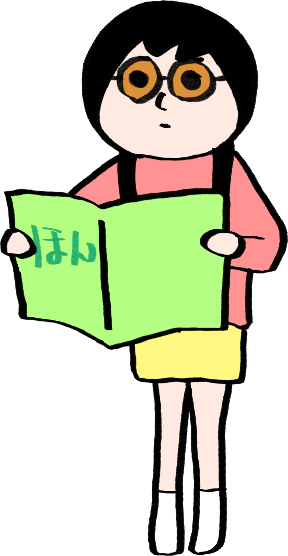
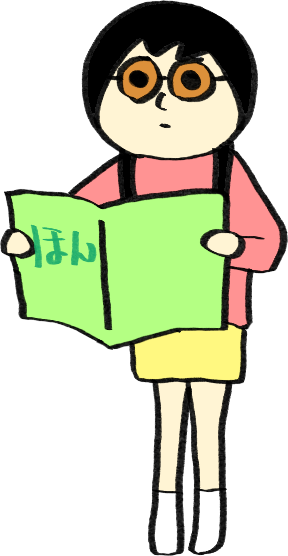
Comparing the layer stacks of the two 288×556 images. Changes:
renamed "レイヤー 1" to "娘立つ", painted on it over [0, 0, 288, 556]
